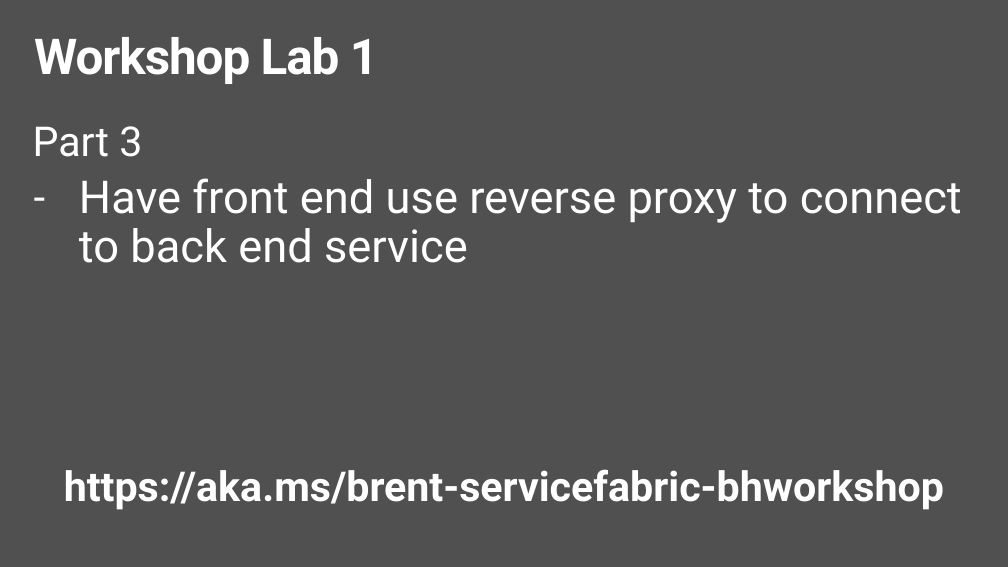
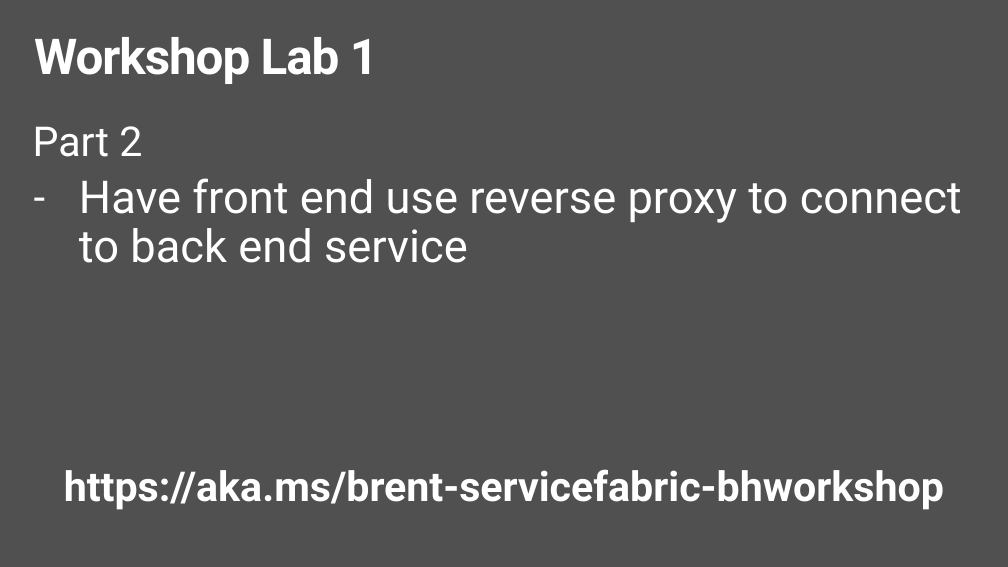
Before and after one commit to brentstineman/PersonalStuff, a slide deck: slide 2 of Presentations/Service Fabric/Lab 1 Repeater Slides.pptx (slide 3 before the commit). Drawn at 1008x567 pixels with LibreOffice and Linux fonts; fonts in the diff are those of the drawing. Boxes give left, top, right and bottom in pixels: in the first picture for what was removed or moved away, otherwise in the second. Text is boxed around its words. In the diff, an @@ line names an element or a change of style, - is before the commit and + after.

```diff
--- a/Presentations/Service Fabric/Lab 1 Repeater Slides.pptx
+++ b/Presentations/Service Fabric/Lab 1 Repeater Slides.pptx
@@ text at bbox=[33, 126, 142, 157]: text changed @@
-Part 3
+Part 2
```
Also in this commit, not shown: 1 other slide changed, 3 other files.
